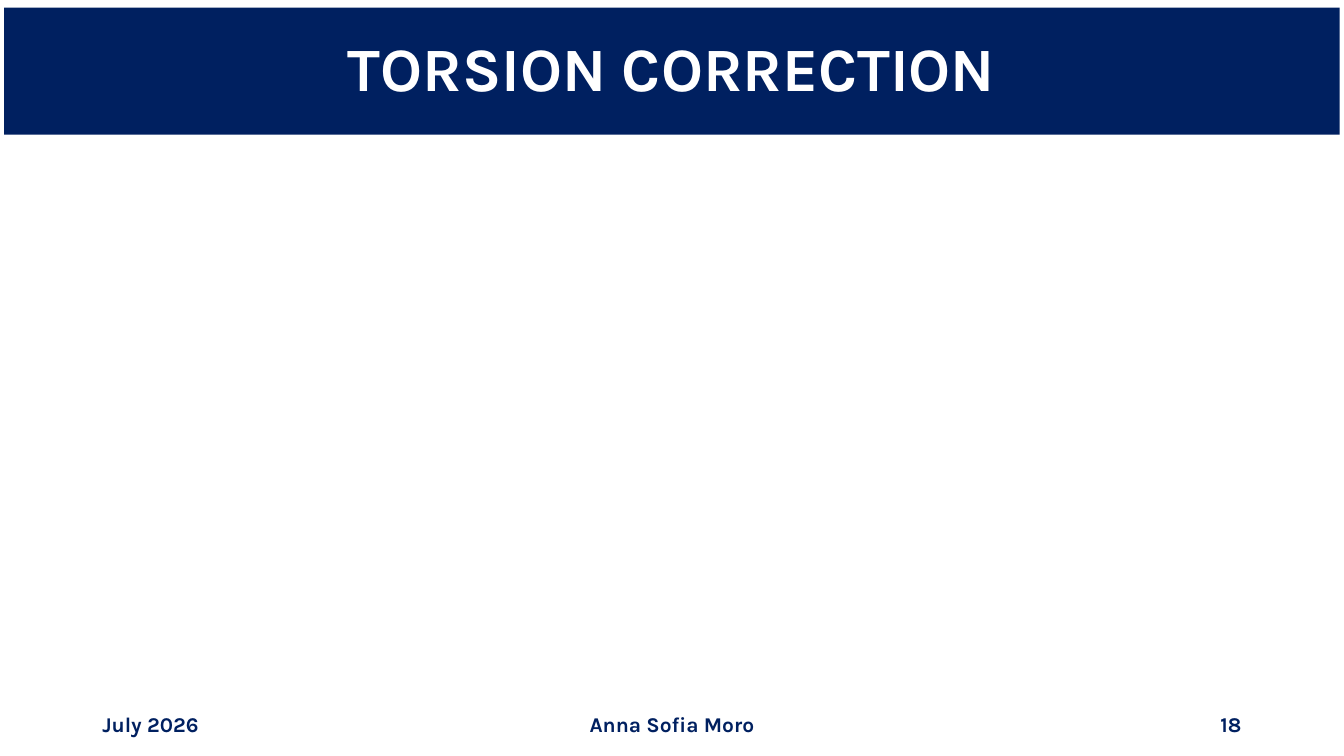
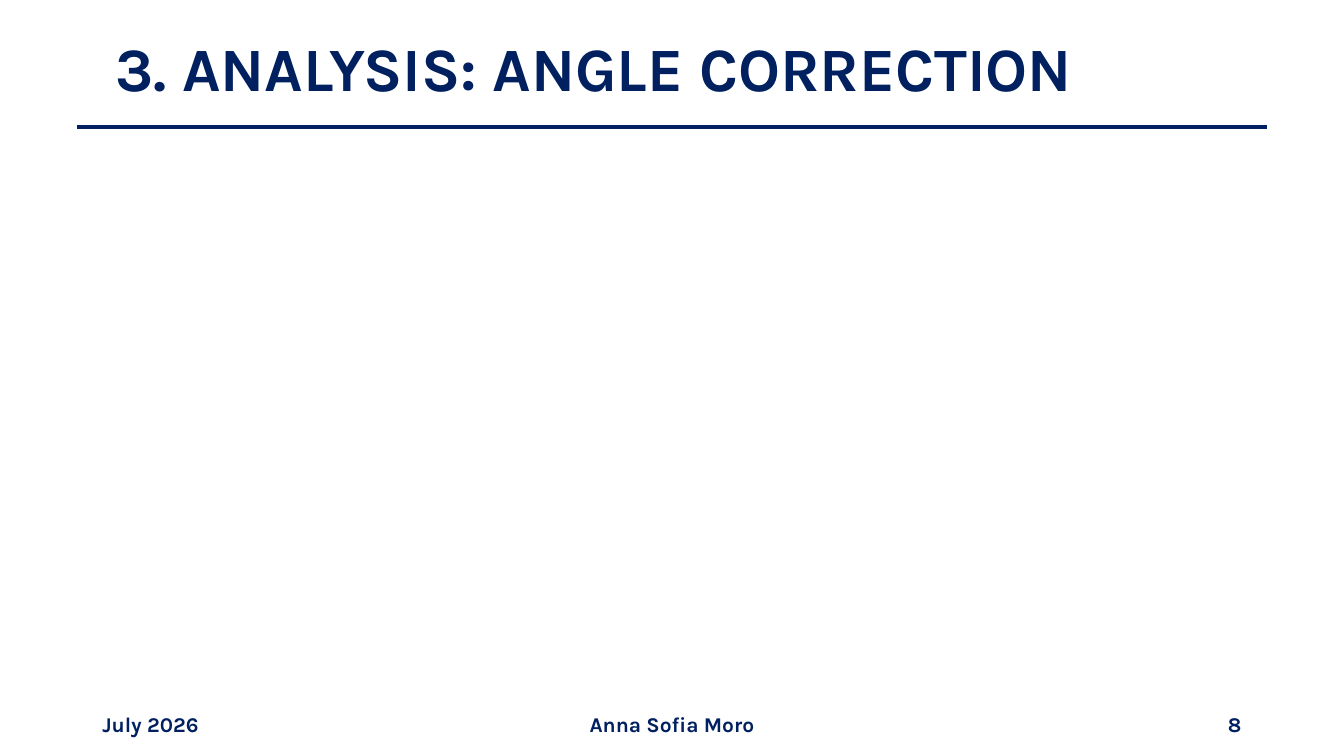
Before and after one commit to annaasofia/tesi, a slide deck: slide 8 of slides/week4.pptx (slide 18 before the commit). Drawn at 1344x756 pixels with LibreOffice and Linux fonts; fonts in the diff are those of the drawing; grey boxes stand for pictures. Boxes give left, top, right and bottom in pixels: in the first picture for what was removed or moved away, otherwise in the second. Text is boxed around its words. In the diff, an @@ line names an element or a change of style, - is before the commit and + after.

```diff
--- a/slides/week4.pptx
+++ b/slides/week4.pptx
@@ title "3. ANALYSIS: ANGLE CORRECTION": place and size @@
-title "3. ANALYSIS: ANGLE CORRECTION" at (4, 8, 1340, 135)
+title "3. ANALYSIS: ANGLE CORRECTION" at (115, 50, 1072, 92)
@@ title "3. ANALYSIS: ANGLE CORRECTION" at (115, 50, 1072, 92): fill #002060 to none @@
@@ title at (115, 50, 1072, 92): text changed; text colour #FFFFFF to #002060 @@
-TORSION CORRECTION
+3. ANALYSIS: ANGLE CORRECTION
@@ line added from (77, 127) to (1267, 127), #002060 3 pt @@
@@ page number at (1228, 718, 1242, 733): text changed @@
-18
+8
```
Also in this commit, not shown: 18 other slides changed, 6 slides added, 6 slides removed, 2 other files.
